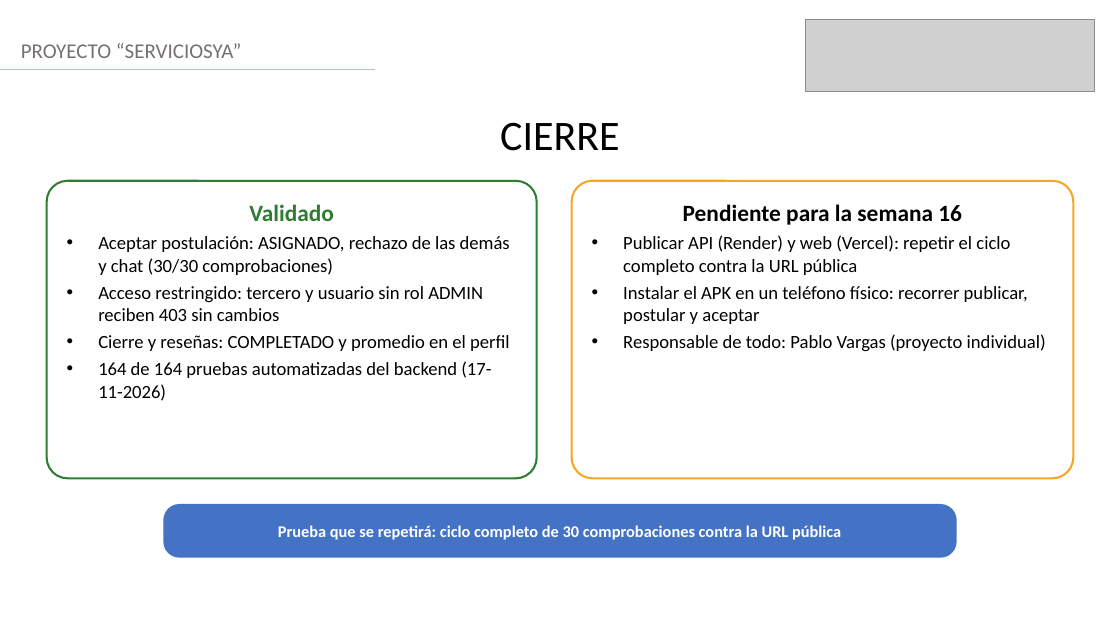
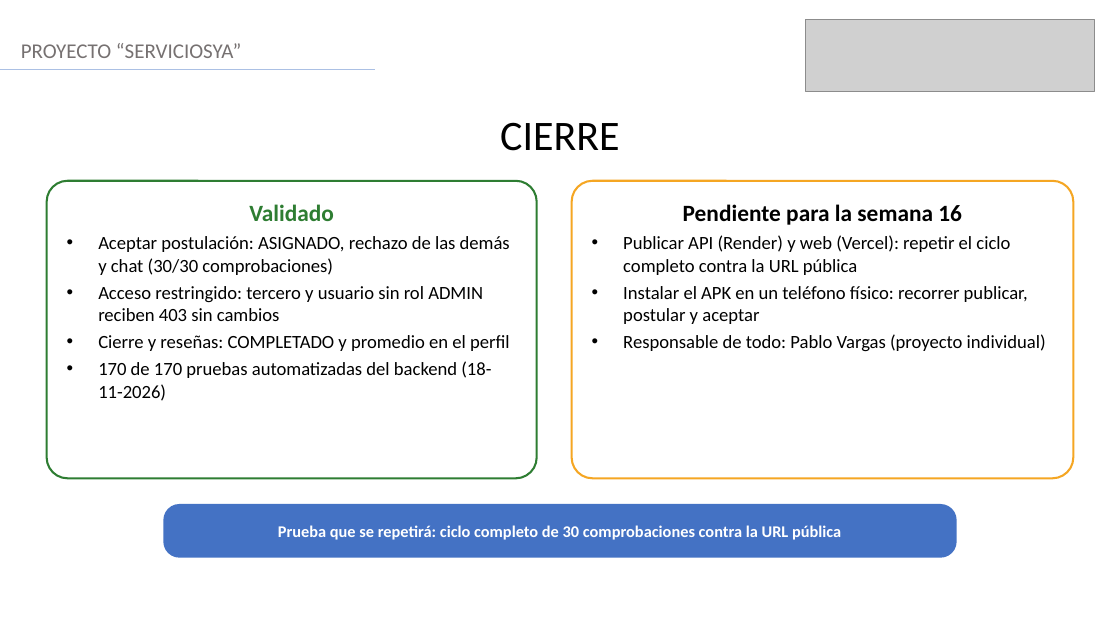
Before and after one commit to PabloVargass/2026_2_MA_CAPSOTONE_IN03_Vargas_P, a slide deck: slide 3 of Fase 3/Evidencias Grupales/Mini_Presentacion_Semana15_ServiciosYa.pptx. Drawn at 1120x630 pixels with LibreOffice and Linux fonts; fonts in the diff are those of the drawing; grey boxes stand for pictures. Boxes give left, top, right and bottom in pixels: in the first picture for what was removed or moved away, otherwise in the second. Text is boxed around its words. In the diff, an @@ line names an element or a change of style, - is before the commit and + after.

```diff
--- a/Fase 3/Evidencias Grupales/Mini_Presentacion_Semana15_ServiciosYa.pptx
+++ b/Fase 3/Evidencias Grupales/Mini_Presentacion_Semana15_ServiciosYa.pptx
@@ text in rounded rectangle at [98,361,491,401]: text changed @@
-• 164 de 164 pruebas automatizadas del backend (17-11-2026)
+• 170 de 170 pruebas automatizadas del backend (18-11-2026)
```
